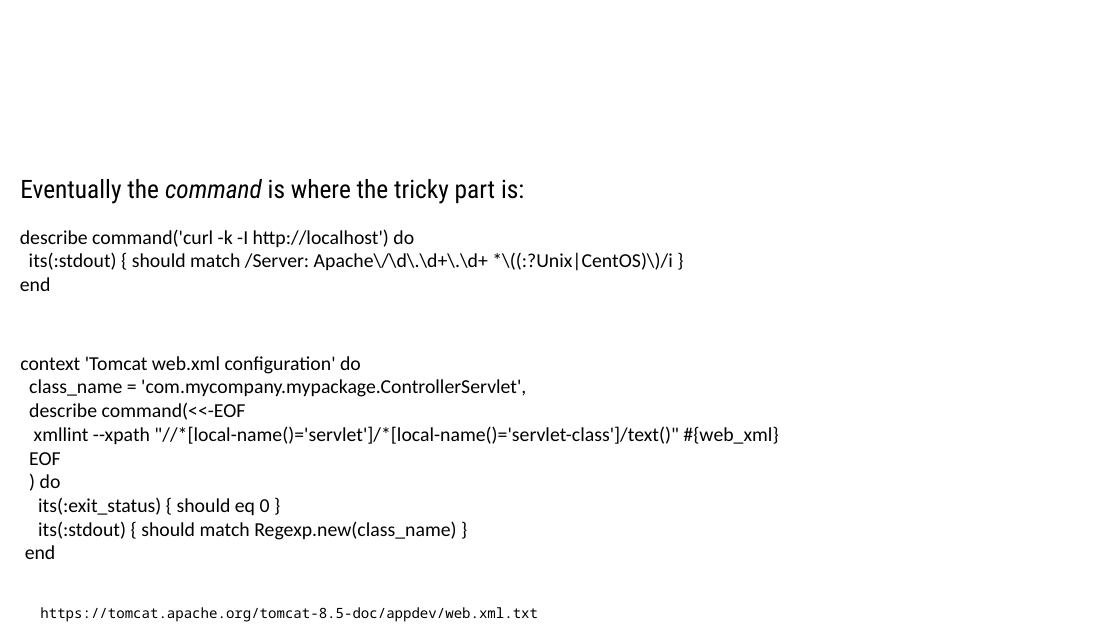
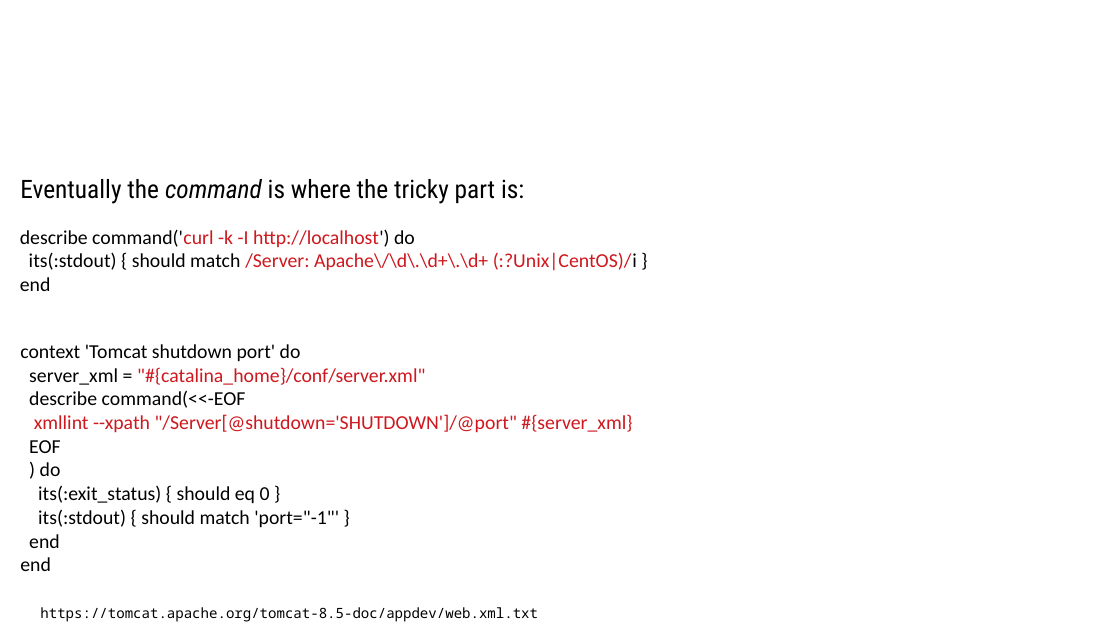
Before and after one commit to sergueik/uru_serverspec, a slide deck: slide 13 of Serverspec Integration in Cloud Provision.odp (slide 8 before the commit). Drawn at 1120x630 pixels with LibreOffice and Linux fonts; fonts in the diff are those of the drawing; background and template pictures are left out. Boxes give left, top, right and bottom in pixels: in the first picture for what was removed or moved away, otherwise in the second. Text is boxed around its words. In the diff, an @@ line names an element or a change of style, - is before the commit and + after.

```diff
--- a/Serverspec Integration in Cloud Provision.odp
+++ b/Serverspec Integration in Cloud Provision.odp
@@ text at <box>20,229,637,291</box>: text changed; text colour #000000 to #CE181E @@
-describe command('curl -k -I http://localhost') do
-its(:stdout) { should match /Server: Apache\/\d\.\d+\.\d+ *\((:?Unix|CentOS)\)/i }
-end
+describe command('curl -k -I http://localhost') do
+its(:stdout) { should match /Server: Apache\/\d\.\d+\.\d+ (:?Unix|CentOS)/i }
+end
@@ text at <box>20,344,632,571</box>: text changed @@
-context 'Tomcat web.xml configuration' do
-class_name = 'com.mycompany.mypackage.ControllerServlet',
-describe command(<<-EOF
-xmllint --xpath "//*[local-name()='servlet']/*[local-name()='servlet-class']/text()" #{web_xml}
-EOF
-) do
-its(:exit_status) { should eq 0 }
-its(:stdout) { should match Regexp.new(class_name) }
-end
+context 'Tomcat shutdown port' do
+server_xml = "#{catalina_home}/conf/server.xml"
+describe command(<<-EOF
+xmllint --xpath "/Server[@shutdown='SHUTDOWN']/@port" #{server_xml}
+EOF
+) do
+its(:exit_status) { should eq 0 }
+its(:stdout) { should match 'port="-1"' }
+end
+end
```
Also in this commit, not shown: 6 other slides changed, 11 slides added, 2 slides removed, 1 other file.
